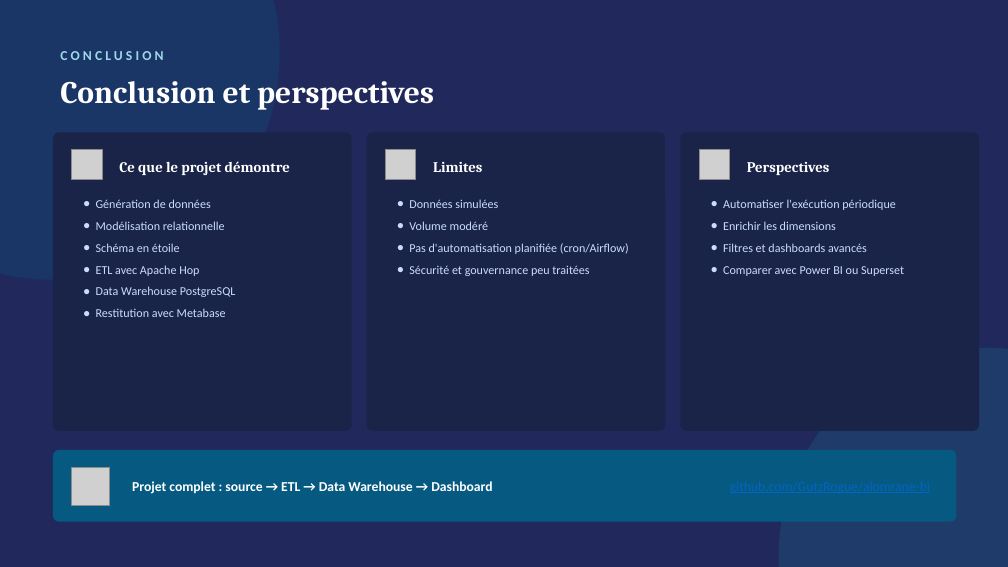
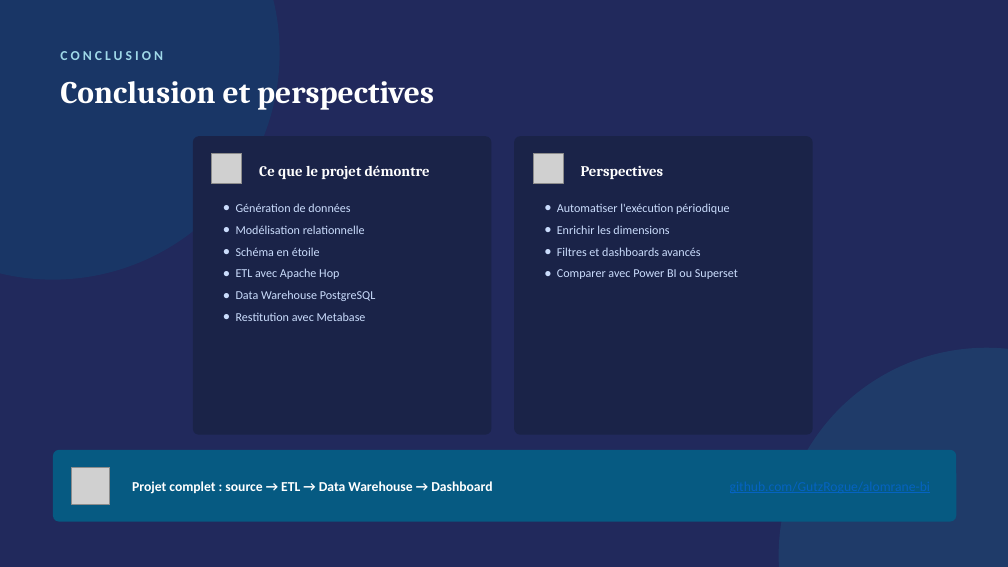
Before and after one commit to GutzRogue/alomrane-bi, a slide deck: slide 16 of docs/AL_OMRANE_BI_Soutenance.pptx (slide 17 before the commit). Drawn at 1008x567 pixels with LibreOffice and Linux fonts; fonts in the diff are those of the drawing; grey boxes stand for pictures. Boxes give left, top, right and bottom in pixels: in the first picture for what was removed or moved away, otherwise in the second. Text is boxed around its words. In the diff, an @@ line names an element or a change of style, - is before the commit and + after.

Commit message:
Cleaned data

```diff
--- a/docs/AL_OMRANE_BI_Soutenance.pptx
+++ b/docs/AL_OMRANE_BI_Soutenance.pptx
@@ 2 texts, 1 picture, 1 rounded rectangle: place and size @@
-2 texts, 1 picture, 1 rounded rectangle at box(53, 132, 352, 431)
+2 texts, 1 picture, 1 rounded rectangle at box(193, 136, 492, 435)
@@ rounded rectangle: place and size @@
-rounded rectangle at box(367, 132, 665, 431)
+rounded rectangle at box(514, 136, 813, 435)
@@ rounded rectangle removed at box(681, 132, 979, 431) @@
@@ picture removed at box(386, 150, 416, 180) @@
@@ text removed at box(433, 162, 482, 172) @@
-Limites
@@ text removed at box(409, 199, 629, 276) @@
-● Données simulées
-● Volume modéré
-● Pas d'automatisation planifiée (cron/Airflow)
-● Sécurité et gouvernance peu traitées
@@ 2 texts, 1 picture: place and size @@
-2 texts, 1 picture at box(699, 150, 904, 276)
+2 texts, 1 picture at box(533, 154, 738, 279)
```
Also in this commit, not shown: 1 other slide changed, 1 slide removed, 2 other files.
